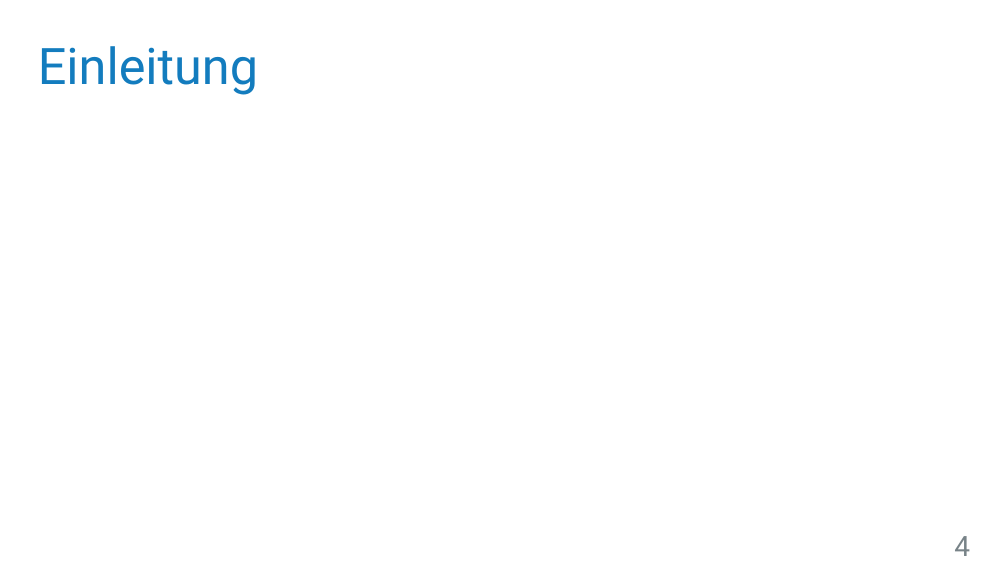
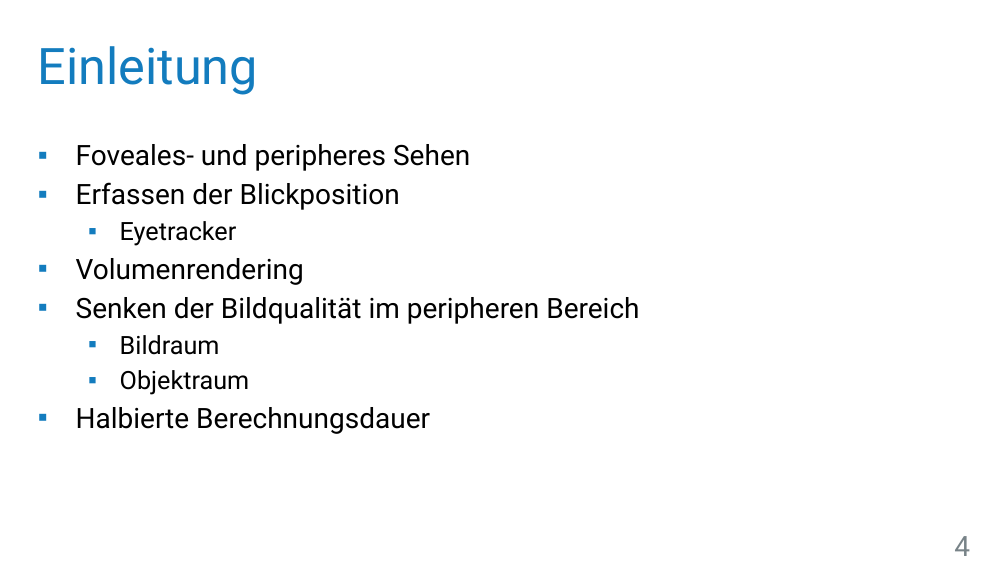
Before and after one commit to UniStuttgart-VISUS/FoveatedVolumeRendering, a slide deck: slide 4 of Dokumente/Vortrag/Wahrnehmungsorientiertes_Volumen-Rendering.pptx. Drawn at 1008x567 pixels with LibreOffice and Linux fonts; fonts in the diff are those of the drawing; background and template pictures are left out. Boxes give left, top, right and bottom in pixels: in the first picture for what was removed or moved away, otherwise in the second. Text is boxed around its words. In the diff, an @@ line names an element or a change of style, - is before the commit and + after.

Commit message:
Vortrag: Einleitung.

```diff
--- a/Dokumente/Vortrag/Wahrnehmungsorientiertes_Volumen-Rendering.pptx
+++ b/Dokumente/Vortrag/Wahrnehmungsorientiertes_Volumen-Rendering.pptx
@@ text added at bbox=[76, 144, 639, 434], 20 pt, text #000000 @@
+▪ Foveales- und peripheres Sehen
+▪ Erfassen der Blickposition
+  ▪ Eyetracker
+▪ Volumenrendering
+▪ Senken der Bildqualität im peripheren Bereich
+  ▪ Bildraum
+  ▪ Objektraum
+▪ Halbierte Berechnungsdauer
```
